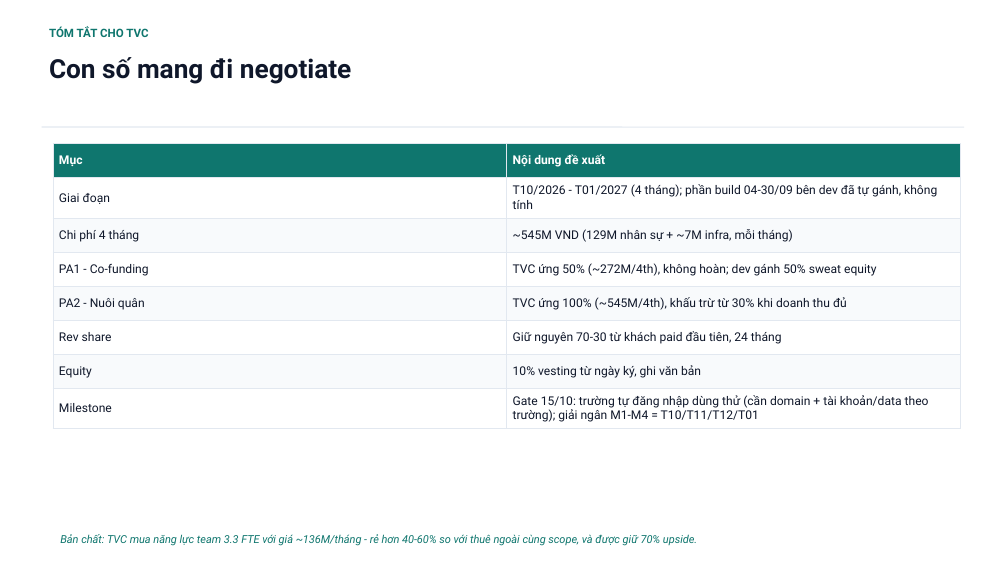
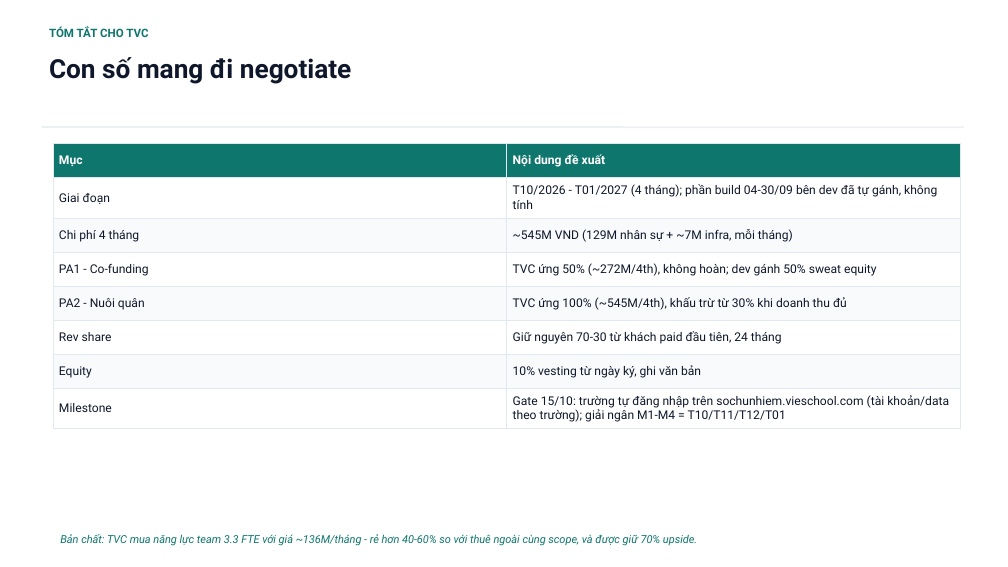
Before and after one commit to saintzzz/so-chu-nhiem-so, a slide deck: slide 10 of docs/handover/PROPOSAL-chi-phi-dev-4thang.pptx. Drawn at 1008x567 pixels with LibreOffice and Linux fonts; fonts in the diff are those of the drawing. Boxes give left, top, right and bottom in pixels: in the first picture for what was removed or moved away, otherwise in the second. Text is boxed around its words. In the diff, an @@ line names an element or a change of style, - is before the commit and + after.

```diff
--- a/docs/handover/PROPOSAL-chi-phi-dev-4thang.pptx
+++ b/docs/handover/PROPOSAL-chi-phi-dev-4thang.pptx
@@ table at [53, 144, 960, 426] @@
-row 8, column 2: Gate 15/10: trường tự đăng nhập dùng thử (cần domain + tài khoản/data theo trường); giải ngân M1-M4 = T10/T11/T12/T01
+row 8, column 2: Gate 15/10: trường tự đăng nhập trên sochunhiem.vieschool.com (tài khoản/data theo trường); giải ngân M1-M4 = T10/T11/T12/T01
```
Also in this commit, not shown: 2 other slides changed, 1 other file.
